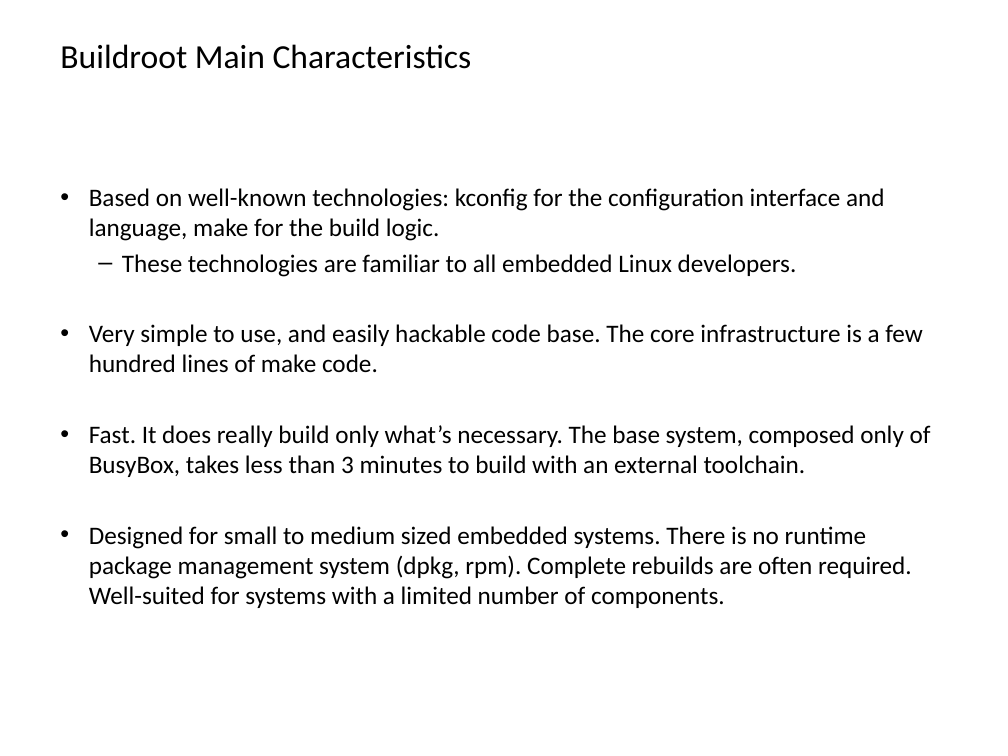
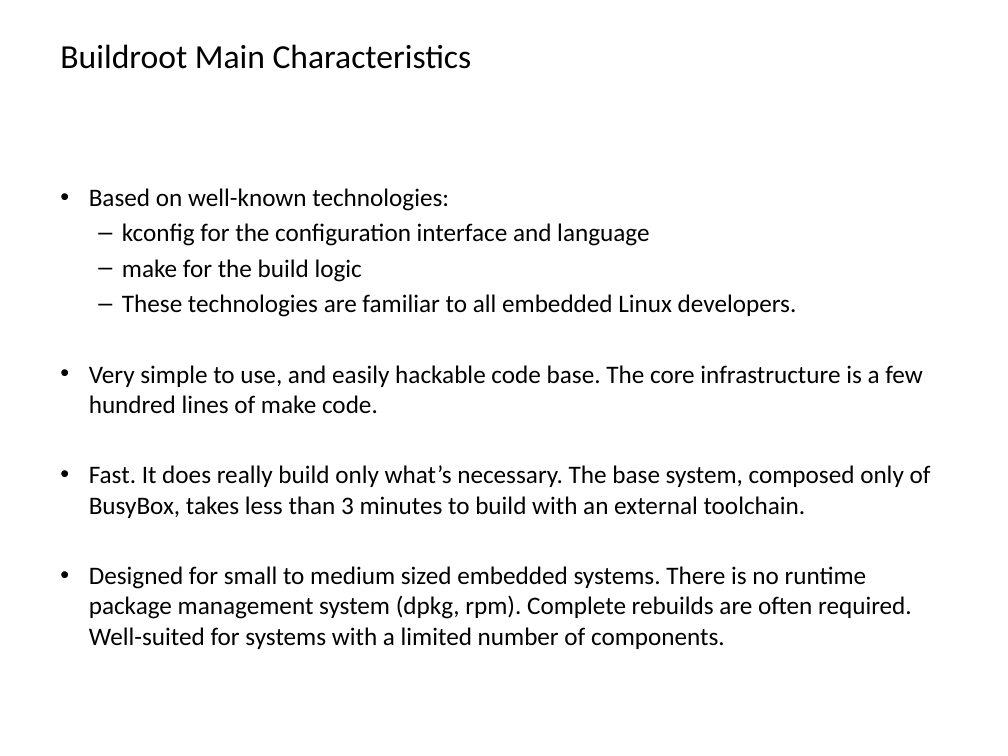
Before and after one commit to BioBoost/multimediatechnieken, a slide deck: slide 3 of slides/buildroot.pptx. Drawn at 1008x756 pixels with LibreOffice and Linux fonts; fonts in the diff are those of the drawing; background and template pictures are left out. Boxes give left, top, right and bottom in pixels: in the first picture for what was removed or moved away, otherwise in the second. Text is boxed around its words. In the diff, an @@ line names an element or a change of style, - is before the commit and + after.

```diff
--- a/slides/buildroot.pptx
+++ b/slides/buildroot.pptx
@@ text at bbox=[89, 188, 649, 282]: text changed @@
-• Based on well-known technologies: kconfig for the configuration interface and language, make for the build logic.
+• Based on well-known technologies:
+  – kconfig for the configuration interface and language
+  – make for the build logic
```
Also in this commit, not shown: 2 other files.
